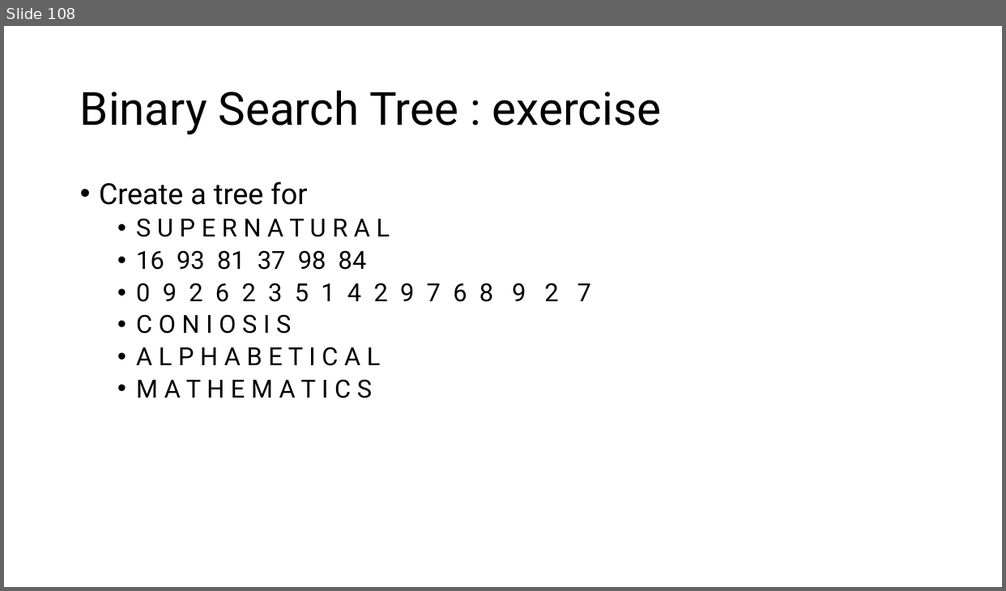
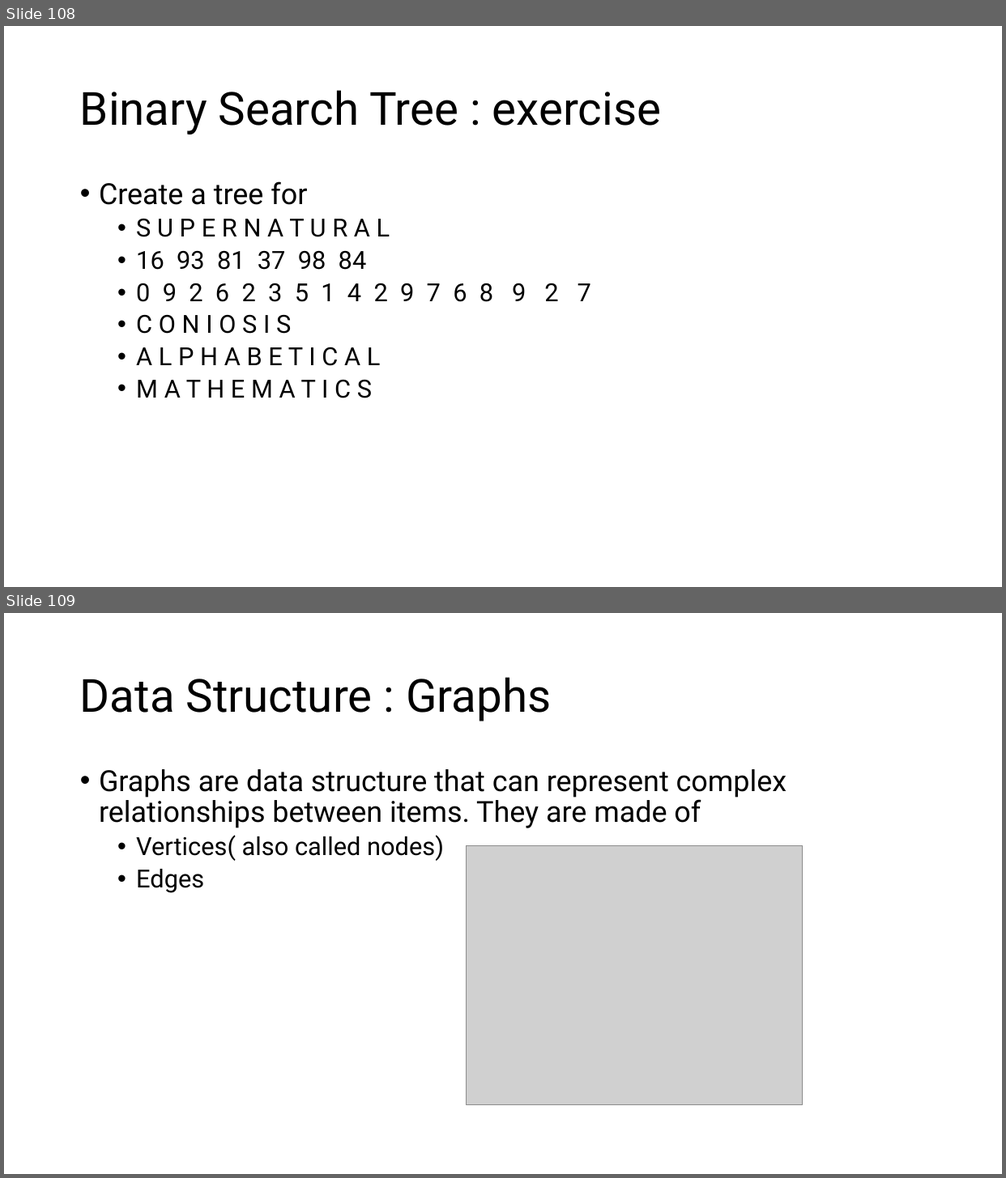
Before and after one commit to MoklaEducation/ems_winter_2025_acsl101, a slide deck: all/ExploringCSConceptsViaACSLCompetitions_all.pptx. Shown one above the other, each under a label of ours: slide 108 before the commit, slides 108 and 109 after it. The pictures are 1006x591 and 1006x1178 pixels, drawn with LibreOffice and Linux fonts; fonts in the diff are those of the drawing; grey boxes stand for pictures. Boxes give left, top, right and bottom in pixels: in the first picture for what was removed or moved away, otherwise in the second. Text is boxed around its words. In the diff, an @@ line names an element or a change of style, - is before the commit and + after.

Commit message:
Graph

```diff
--- a/all/ExploringCSConceptsViaACSLCompetitions_all.pptx
+++ b/all/ExploringCSConceptsViaACSLCompetitions_all.pptx
@@ slide 109 added at (4, 613, 1002, 1174), background #FFFFFF @@
@@ title added at (80, 677, 551, 722), 44 pt, text #000000 @@
+Data Structure : Graphs
@@ text added at (99, 769, 786, 893), 28 pt, text #000000 @@
+• Graphs are data structure that can represent complex relationships between items. They are made of
+  • Vertices( also called nodes)
+  • Edges
@@ picture added at (466, 845, 802, 1105) @@
```
Also in this commit, not shown: 5 other slides added, 2 other files.
